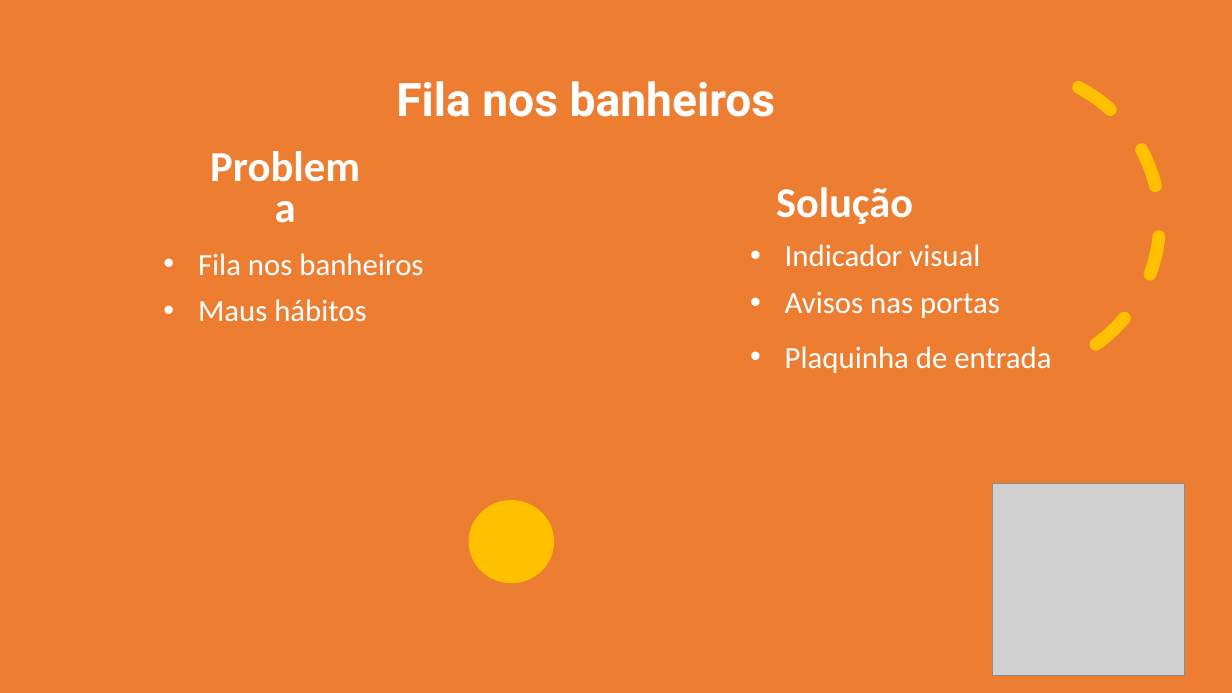
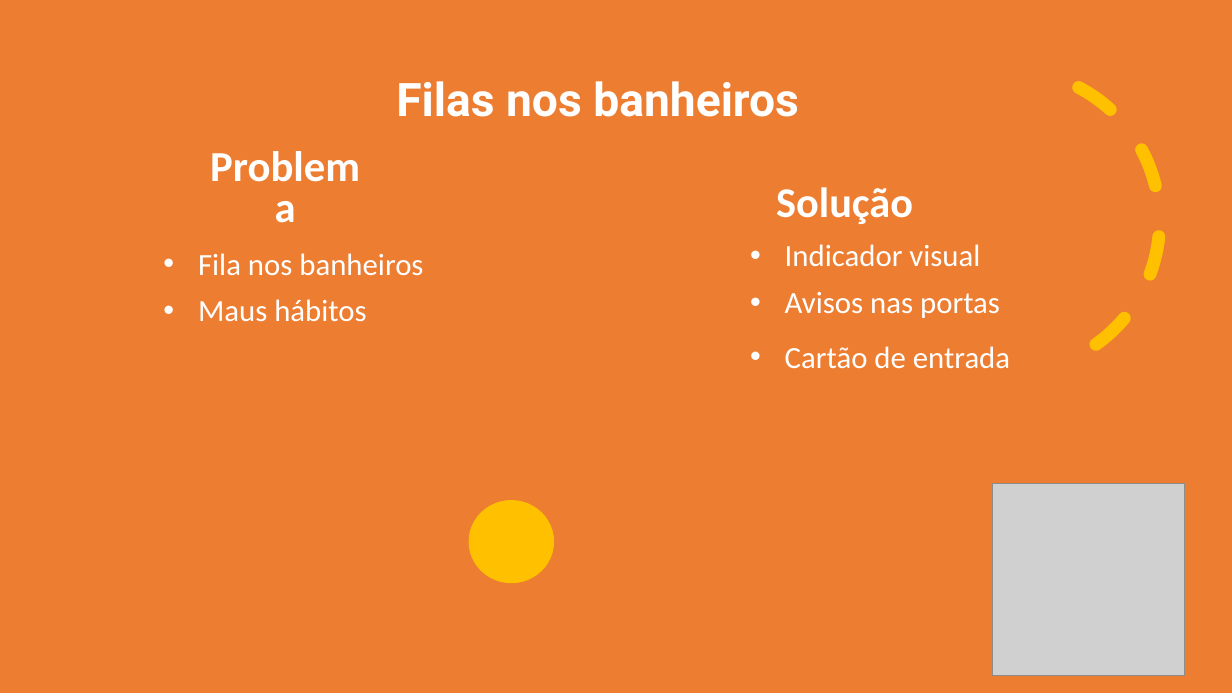
Before and after one commit to julialima1999/Limpeza_organiza-o, a slide deck: slide 16 of Apresentação/Limpeza e Organização_sugestao.pptx. Drawn at 1232x693 pixels with LibreOffice and Linux fonts; fonts in the diff are those of the drawing; grey boxes stand for pictures. Boxes give left, top, right and bottom in pixels: in the first picture for what was removed or moved away, otherwise in the second. Text is boxed around its words. In the diff, an @@ line names an element or a change of style, - is before the commit and + after.

```diff
--- a/Apresentação/Limpeza e Organização_sugestao.pptx
+++ b/Apresentação/Limpeza e Organização_sugestao.pptx
@@ text at bbox=[396, 81, 799, 117]: text changed @@
-Fila nos banheiros
+Filas nos banheiros
@@ text at bbox=[785, 346, 1010, 369]: text changed @@
-• Plaquinha de entrada
+• Cartão de entrada
```
Also in this commit, not shown: 4 other slides changed, 1 other file.
